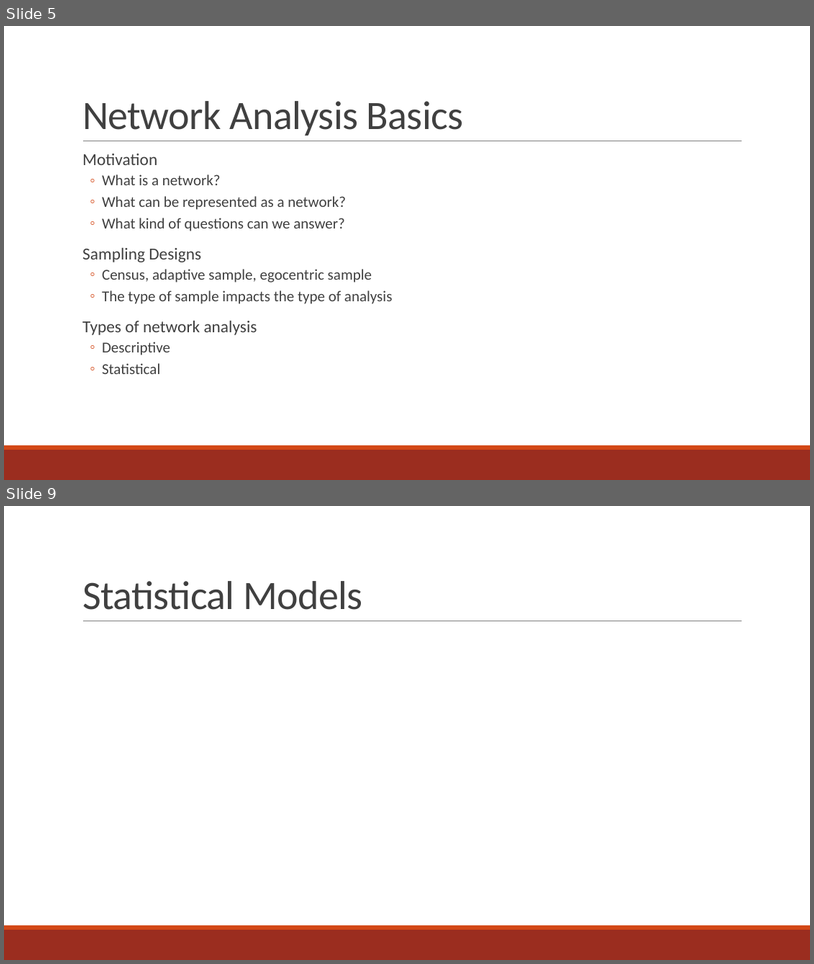
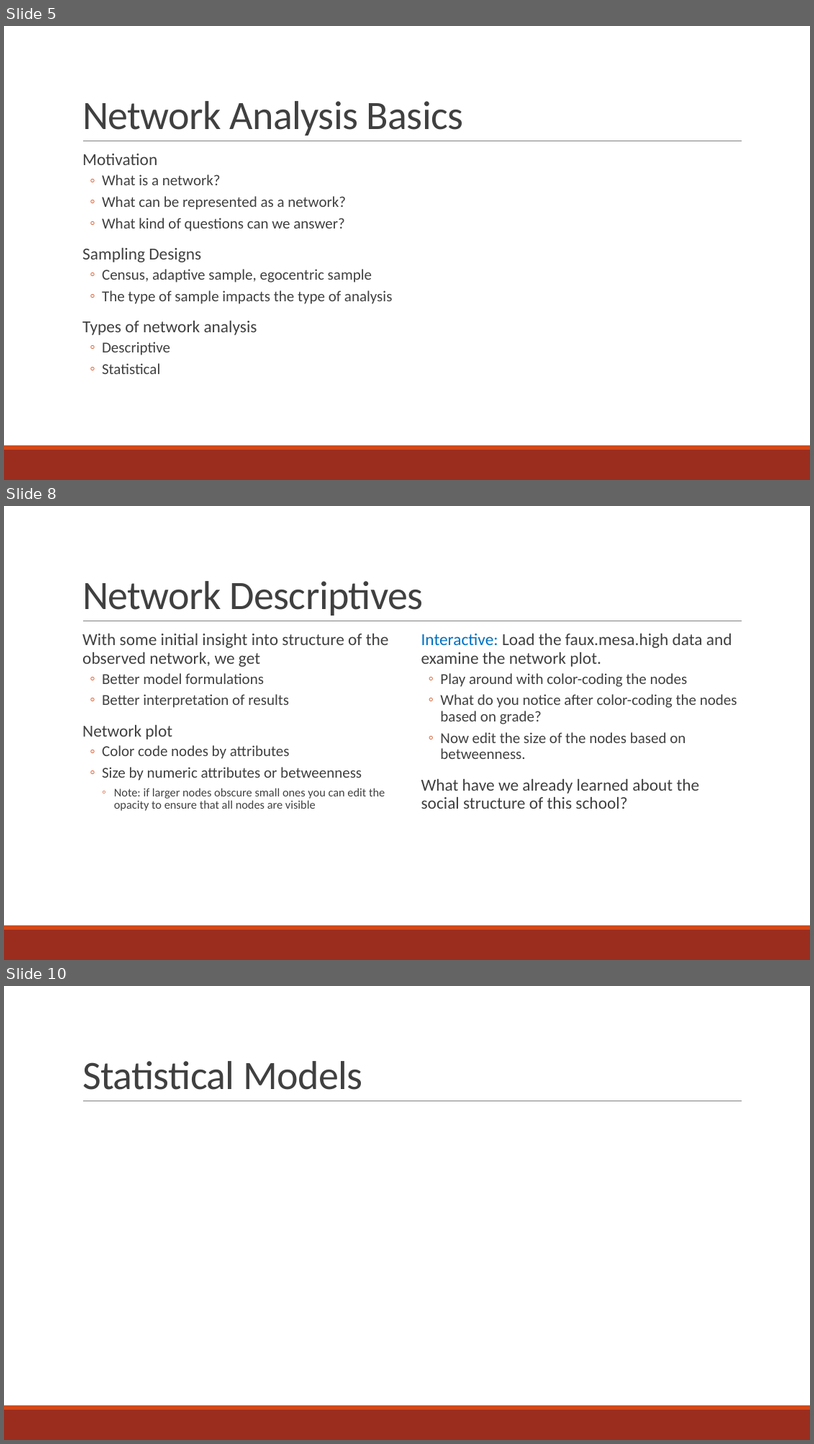
Before and after one commit to ebey/sunbelt2015, a slide deck: statnetWeb_slides.pptx. Shown one above the other, each under a label of ours: slides 5 and 9 before the commit, slides 5, 8 and 10 after it; the slides between them are not shown. The pictures are 814x964 and 814x1444 pixels, drawn with LibreOffice and Linux fonts; fonts in the diff are those of the drawing. Boxes give left, top, right and bottom in pixels: in the first picture for what was removed or moved away, otherwise in the second. Text is boxed around its words. In the diff, an @@ line names an element or a change of style, - is before the commit and + after.

```diff
--- a/statnetWeb_slides.pptx
+++ b/statnetWeb_slides.pptx
@@ slide 8 added at [4,506,810,960], background #FFFFFF; not listed: 3 template elements that a slide beside it also shows @@
@@ title added at [82,581,424,615], 48 pt, text #404040 @@
+Network Descriptives
@@ text added at [82,633,389,811], 18 pt, text #404040 @@
+  With some initial insight into structure of the observed network, we get
+  ◦ Better model formulations
+  ◦ Better interpretation of results
+  Network plot
+  ◦ Color code nodes by attributes
+  ◦ Size by numeric attributes or betweenness
+    ◦ Note: if larger nodes obscure small ones you can edit the opacity to ensure that all nodes are visible
@@ text added at [422,633,738,808], 18 pt, text #404040 @@
+  Interactive: Load the faux.mesa.high data and examine the network plot.
+  ◦ Play around with color-coding the nodes
+  ◦ What do you notice after color-coding the nodes based on grade?
+  ◦ Now edit the size of the nodes based on betweenness.
+  What have we already learned about the social structure of this school?
@@ what was slide 9 is now slide 10 @@
```
Also in this commit, not shown: 2 slides changed, 1 other slide added, 1 slide removed.
